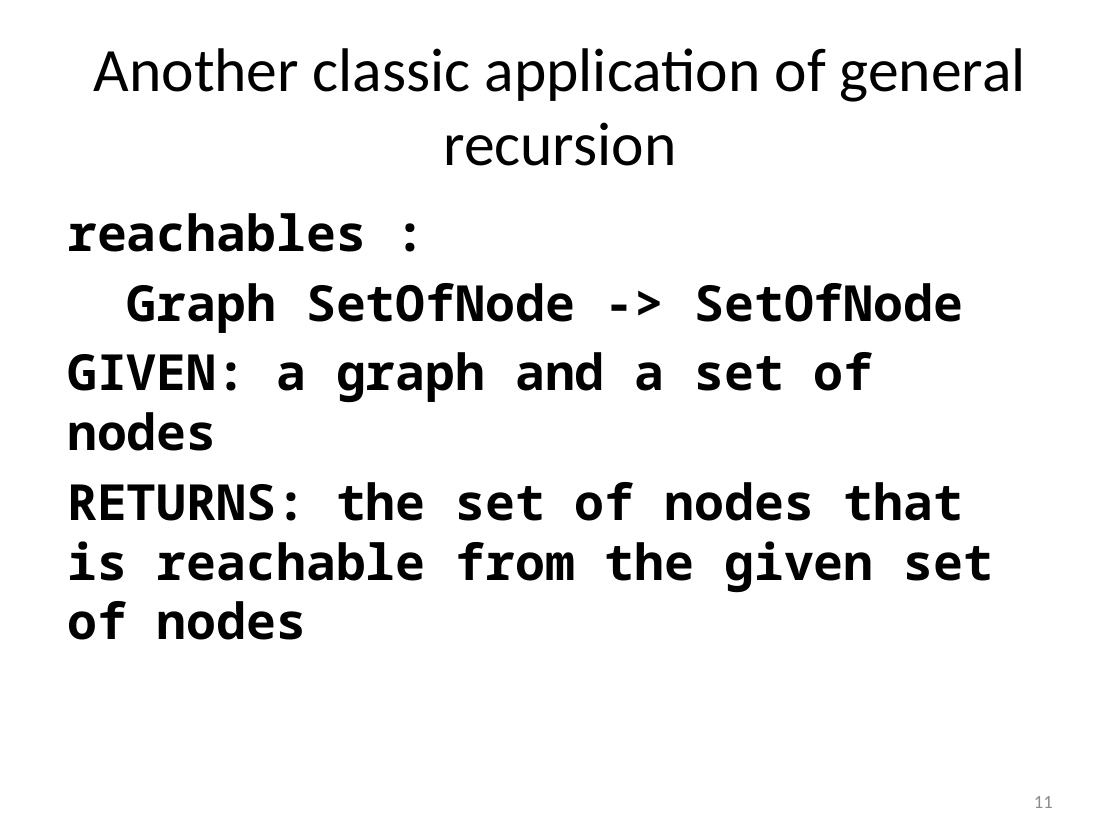
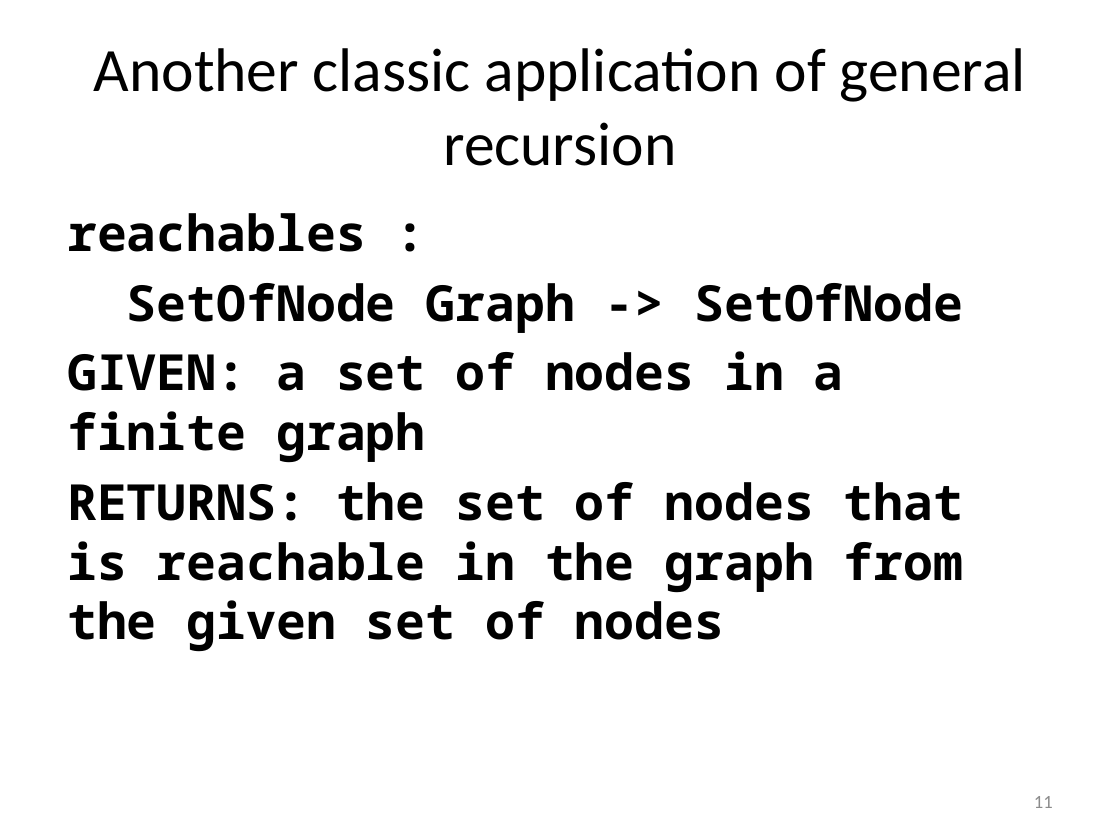
Before and after one commit to mwand/cs5010f16, a slide deck: slide 11 of Slides/Lesson 8.5 Searching in a Graph.pptx. Drawn at 1120x840 pixels with LibreOffice and Linux fonts; fonts in the diff are those of the drawing. Boxes give left, top, right and bottom in pixels: in the first picture for what was removed or moved away, otherwise in the second. Text is boxed around its words. In the diff, an @@ line names an element or a change of style, - is before the commit and + after.

```diff
--- a/Slides/Lesson 8.5 Searching in a Graph.pptx
+++ b/Slides/Lesson 8.5 Searching in a Graph.pptx
@@ text at (67, 283, 963, 652): text changed @@
-Graph SetOfNode -> SetOfNode
-GIVEN: a graph and a set of nodes
-RETURNS: the set of nodes that is reachable from the given set of nodes
+SetOfNode Graph -> SetOfNode
+GIVEN: a set of nodes in a finite graph
+RETURNS: the set of nodes that is reachable in the graph from the given set of nodes
```
Also in this commit, not shown: 11 other slides changed, 10 slides added, 1 slide removed, 2 other files.
